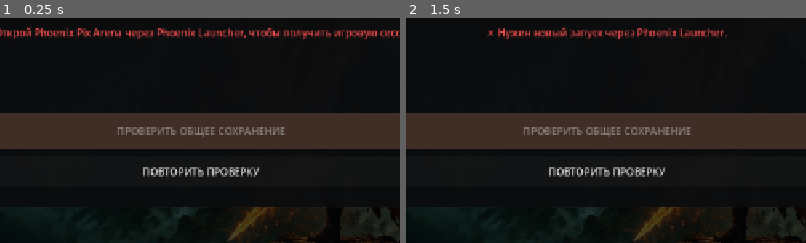
Above: before the commit, frames 1-2 (left to right).
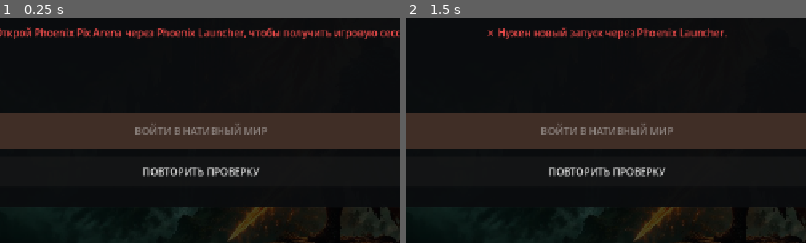
Above: after the commit, the same moments.

Repository: RayZenGreallyzzz/ppa-phoenixpixarena
Game: Godot game, scene res://main.tscn
Two runs of this game, one before a commit and one after it. Both use one fixed random seed, a clock stepped at 60 frames per second and the inputs below.
Inputs:
- Up to frame 1 (0.25 s): no input
- Up to frame 2 (1.5 s): click "ПОВТОРИТЬ ПРОВЕРКУ" at 0.5 s; click "ПОВТОРИТЬ ПРОВЕРКУ" at 1.25 s
The pictures show only the part of the screen within x 25-75%, y 37-87%; the shares and areas given below are measured in that part.

The runs differ from the first frame. In frame 1, 0.9% of the frame differs, in the area x 29-71%, y 47-53%; in frame 2, 0.9%.

Commit message:
Revert duplicate native APK port on server PR; canonical Godot app lives in Phoenix-Launcher

Diff:
--- a/native-godot/scripts/main.gd
+++ b/native-godot/scripts/main.gd
@@ -10,9 +10,6 @@
 var request_mode := ""
 var session_token := ""
 var account: Dictionary = {}
-var player_snapshot: Dictionary = {}
-var snapshot_version := ""
-var snapshot_loaded_at := ""
 
 var status_label: Label
 var title_label: Label
@@ -136,10 +133,10 @@
     stack.add_child(spacer)
 
     play_button = Button.new()
-    play_button.text = "ПРОВЕРИТЬ ОБЩЕЕ СОХРАНЕНИЕ"
+    play_button.text = "ВОЙТИ В НАТИВНЫЙ МИР"
     play_button.custom_minimum_size = Vector2(0, 58)
     play_button.disabled = true
-    play_button.pressed.connect(_load_player_state)
+    play_button.pressed.connect(_show_native_world)
     _style_primary_button(play_button)
     stack.add_child(play_button)
 
@@ -234,24 +231,6 @@
     if request_mode == "me":
         account = data.get("account", {})
         _show_connected()
-        return
-
-    if request_mode == "state":
-        if data.get("ok", false) != true or data.get("readOnly", false) != true or str(data.get("gameId", "")) != GAME_ID:
-            _show_error("Сервер вернул неподтверждённое состояние PPA.")
-            return
-        if not (data.get("state") is Dictionary):
-            _show_error("Сохранение имеет неожиданный формат.")
-            return
-        player_snapshot = data.get("state", {})
-        snapshot_version = str(data.get("version", ""))
-        snapshot_loaded_at = str(data.get("updatedAt", ""))
-        status_label.text = "✓ Сохранение загружено с общего сервера PPA (только чтение)"
-        status_label.add_theme_color_override("font_color", Color("#53CDAB"))
-        details_label.text = "Версия: %s · Обновлено: %s\nНикакие данные не изменены." % [snapshot_version, snapshot_loaded_at]
-        play_button.text = "ОБНОВИТЬ СОХРАНЕНИЕ"
-        play_button.disabled = false
-        retry_button.visible = false
 
 func _show_connected() -> void:
     var nickname := str(account.get("nickname", "Phoenix"))
@@ -289,20 +268,13 @@
     else:
         _show_error("Нужен новый запуск через Phoenix Launcher.")
 
-func _load_player_state() -> void:
-    if session_token.is_empty():
-        _show_error("Игровая сессия отсутствует.")
-        return
-    request_mode = "state"
+func _show_native_world() -> void:
+    title_label.text = "PPA NATIVE WORLD · BRIDGE ONLINE"
+    status_label.text = "✓ Launcher → Godot → Phoenix Backend → PPA профиль работает"
+    status_label.add_theme_color_override("font_color", Color("#53CDAB"))
+    details_label.text = "Следующий слой: город, карта, Player3D, управление и боевая логика."
+    play_button.text = "МОСТ ПОДКЛЮЧЁН"
     play_button.disabled = true
-    status_label.text = "Читаем актуальное сохранение персонажа PPA…"
-    var headers := PackedStringArray([
-        "Accept: application/json",
-        "Authorization: Bearer " + session_token
-    ])
-    var err := http.request(API_BASE + "/api/game/state", headers, HTTPClient.METHOD_GET)
-    if err != OK:
-        _show_error("Ошибка запроса сохранения: %s" % error_string(err))
 
 func _save_session(token: String) -> void:
     var file := FileAccess.open(SESSION_FILE, FileAccess.WRITE)
